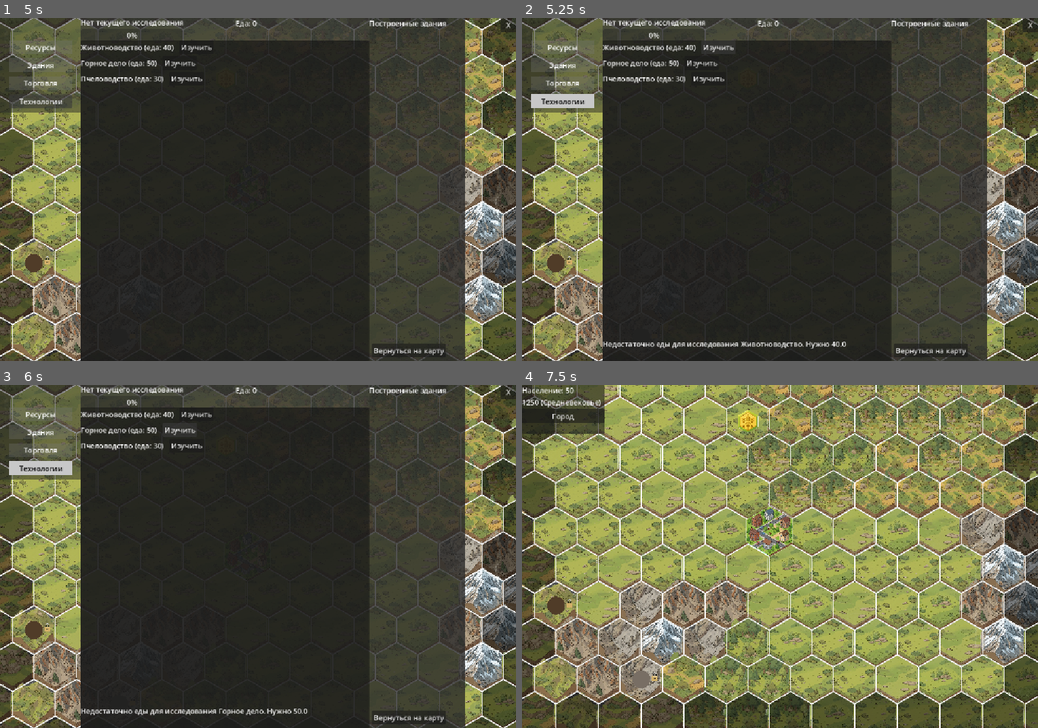
Above: before the commit, frames 1-4 (two rows, left to right).
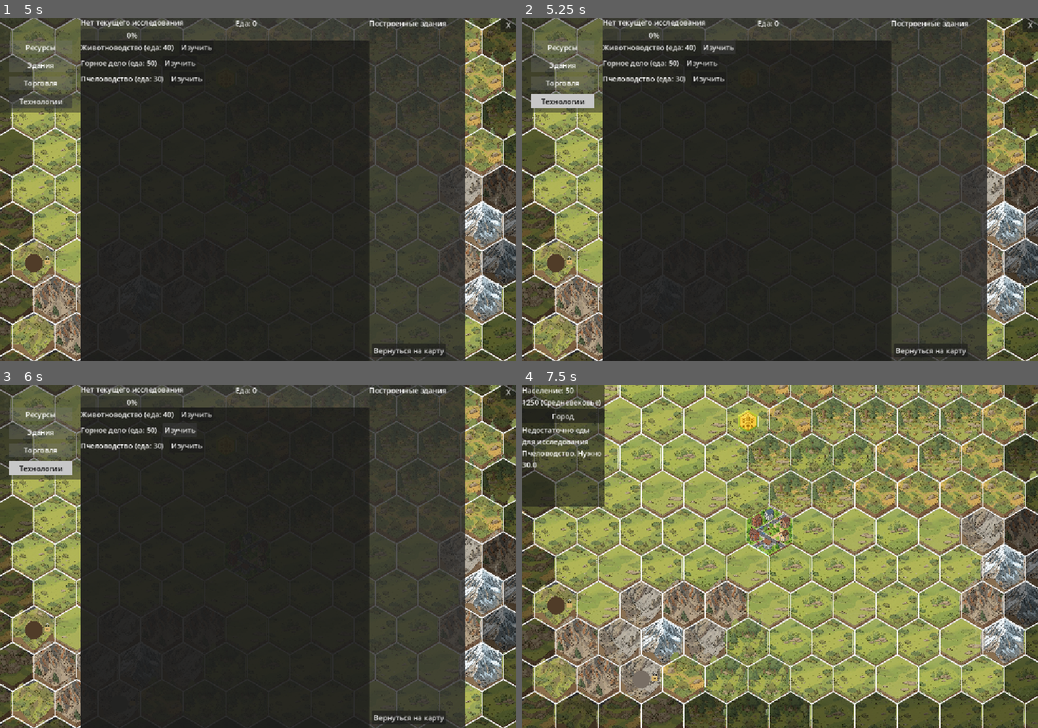
Above: after the commit, the same moments.

Repository: Night-Pryanik/The-City
Game: Godot game, scene res://scenes/main_menu.tscn
Two runs of this game, one before a commit and one after it. Both use one fixed random seed, a clock stepped at 60 frames per second and the inputs below.
Inputs:
- Up to frame 1 (5 s): click "Новая игра" at 0.5 s; click "Город" at 1.25 s; click "Ресурсы" at 2 s; click "Здания" at 2.75 s; click "Торговля" at 3.5 s; click "Технологии" at 4.25 s
- Up to frame 2 (5.25 s): click "Изучить" at 5 s
- Up to frame 3 (6 s): click "Изучить" at 5.75 s
- Up to frame 4 (7.5 s): click "Изучить" at 6.5 s; click "Вернуться на карту" at 7.25 s

Frame 1 is identical in both runs. In frame 2, 0.5% of the frame differs, in the area x 15-63%, y 94-97%; in frame 3, 0.4%; in frame 4, 3.4%, in the area x 0-16%, y 12-36%.

Commit message:
Строительство улучшений теперь стоит еды и времени
Кроме того, сообщения о технологиях теперь выводятся в HUD, а не в консоль.

Diff:
--- a/data/improvements.json
+++ b/data/improvements.json
@@ -1,7 +1,7 @@
 {
   "improvements": [
-    {"id": "farm", "name": "Ферма", "icon": "farm.png", "color": [255, 255, 0]},
-    {"id": "pasture", "name": "Пастбище", "icon": "pasture.png", "color": [34, 139, 34]},
-    {"id": "mine", "name": "Шахта", "icon": "mine.png", "color": [105, 105, 105]}
+    {"id": "farm", "name": "Ферма", "icon": "farm.png", "color": [255, 255, 0], "cost_food": 3, "build_time": 3.0},
+    {"id": "pasture", "name": "Пастбище", "icon": "pasture.png", "color": [34, 139, 34], "cost_food": 4, "build_time": 4.0},
+    {"id": "mine", "name": "Шахта", "icon": "mine.png", "color": [105, 105, 105], "cost_food": 5, "build_time": 5.0}
   ]
 }
--- a/scenes/main_map.gd
+++ b/scenes/main_map.gd
@@ -40,6 +40,7 @@
 var map_message_timer: float = 0.0
 var map_message_duration: float = 3.0
 var hud_original_size: Vector2
+var build_timer_active = false
 
 @onready var popup_menu = $PopupMenu
 @onready var city_ui = $CityUI
@@ -95,6 +96,7 @@
     CityData.research_error.connect(_on_research_error)
     city_ui.research_requested.connect(CityData.start_research)
     CityData.research_completed.connect(_on_research_completed)
+    CityData.show_message.connect(show_map_message)
 
     if pause_menu:
         if not pause_menu.save_pressed.is_connected(_on_pause_save):
@@ -255,6 +257,24 @@
     if CityData.current_research_tech_id != "":
         queue_redraw()
 
+    # Обработка строительства улучшения
+    for row in range(REGION_ROWS):
+        for col in range(REGION_COLS):
+            var tile = tile_data[row][col]
+            if tile.has("build_target_time"):
+                tile["build_progress"] += delta
+                if tile["build_progress"] >= tile["build_target_time"]:
+                    # Строительство завершено
+                    var imp_id = tile["building_imp_id"]
+                    var animal_id = tile.get("building_animal_id")
+                    _complete_build(row, col, imp_id, animal_id)
+                    show_map_message("Построено: %s" % GameData.improvements[imp_id]["name"])
+                else:
+                    build_timer_active = true
+    if build_timer_active:
+        queue_redraw()
+        build_timer_active = false
+
     if city_ui.visible or popup_menu.visible or pause_menu.visible:
         _hide_tooltip()
         return
@@ -432,8 +452,11 @@
                 popup_menu.set_item_metadata(last_idx, {"action": "research_tech", "tech_id": tech_id})
             else:
                 var imp_id = raw.improved_by
-                var imp_name = GameData.improvements.get(imp_id, {}).get("name", imp_id)
-                var label = "Построить %s (%s)" % [imp_name, raw.get("name", tile.resource)]
+                var imp_data = GameData.improvements.get(imp_id, {})
+                var imp_name = imp_data.get("name", imp_id)
+                var cost = imp_data.get("cost_food", 0)
+                var time = imp_data.get("build_time", 0)
+                var label = "Построить %s (%s) [еда: %d, %.0fс]" % [imp_name, raw.get("name", tile.resource), cost, time]
                 popup_menu.add_item(label)
                 var last_idx = popup_menu.item_count - 1
                 popup_menu.set_item_metadata(last_idx, {"action": "build_improvement", "imp_id": imp_id, "animal_id": tile.resource})
@@ -444,7 +467,10 @@
                 var animal_data = GameData.raw_resources.get(animal_id, {})
                 if tile.terrain in animal_data.get("allowed_terrains", []):
                     var animal_name = animal_data.get("name", animal_id)
-                    var label = "Построить пастбище (%s)" % animal_name
+                    var imp_data = GameData.improvements.get("pasture", {})
+                    var cost = imp_data.get("cost_food", 0)
+                    var time = imp_data.get("build_time", 0)
+                    var label = "Построить пастбище (%s) [еда: %d, %.0fс]" % [animal_name, cost, time]
                     popup_menu.add_item(label)
                     var last_idx = popup_menu.item_count - 1
                     popup_menu.set_item_metadata(last_idx, {"action": "build_pasture", "animal_id": animal_id})
@@ -453,7 +479,10 @@
                 var plant_data = GameData.raw_resources.get(plant_id, {})
                 if tile.terrain in plant_data.get("allowed_terrains", []):
                     var plant_name = plant_data.get("name", plant_id)
-                    var label = "Построить ферму (%s)" % plant_name
+                    var imp_data = GameData.improvements.get("farm", {})
+                    var cost = imp_data.get("cost_food", 0)
+                    var time = imp_data.get("build_time", 0)
+                    var label = "Построить ферму (%s) [еда: %d, %.0fс]" % [plant_name, cost, time]
                     popup_menu.add_item(label)
                     var last_idx = popup_menu.item_count - 1
                     popup_menu.set_item_metadata(last_idx, {"action": "build_farm", "plant_id": plant_id})
@@ -473,19 +502,52 @@
     if action == "build_improvement":
         var imp_id = meta.imp_id
         var animal_id = meta.get("animal_id", null)
-        _build_improvement(row, col, imp_id, animal_id)
+        _start_build(row, col, imp_id, animal_id)
     elif action == "build_pasture":
         var animal_id = meta.animal_id
-        _build_improvement(row, col, "pasture", animal_id)
+        _start_build(row, col, "pasture", animal_id)
     elif action == "build_farm":
         var plant_id = meta.plant_id
-        _build_improvement(row, col, "farm", plant_id)
+        _start_build(row, col, "farm", plant_id)
     elif action == "research_tech":
         var tech_id = meta.tech_id
         CityData.start_research(tech_id)
 
     _context_hex = null
     queue_redraw()
+
+func _start_build(row: int, col: int, imp_id: String, animal_id = null):
+    var tile = tile_data[row][col]
+    if tile.has("build_target_time"):
+        show_map_message("Здесь уже идёт строительство")
+        return
+    var imp_data = GameData.improvements.get(imp_id, {})
+    var cost = imp_data.get("cost_food", 0)
+    var available_food = 0
+    for pid in CityData.city_food_pool:
+        if CityData.city_food_pool[pid]:
+            available_food += CityData.city_storage.get(pid, 0)
+    if available_food < cost:
+        show_map_message("Недостаточно еды! Нужно %d, есть %d" % [cost, available_food])
+        return
+    # Списываем еду
+    var remaining = cost
+    var active_food = []
+    for pid in CityData.city_food_pool:
+        if CityData.city_food_pool[pid] and CityData.city_storage.get(pid, 0) > 0:
+            active_food.append(pid)
+    while remaining > 0 and active_food.size() > 0:
+        var pid = active_food[randi() % active_food.size()]
+        CityData.city_storage[pid] -= 1
+        remaining -= 1
+        if CityData.city_storage[pid] <= 0:
+            active_food.erase(pid)
+    var build_time = imp_data.get("build_time", 3.0)
+    tile["build_progress"] = 0.0
+    tile["build_target_time"] = build_time
+    tile["building_imp_id"] = imp_id
+    tile["building_animal_id"] = animal_id
+    show_map_message("Строительство %s начато (%.0fс)" % [imp_data["name"], build_time])
 
 func _build_improvement(row: int, col: int, imp_id: String, animal_id = null):
     var tile = tile_data[row][col]
@@ -499,7 +561,7 @@
                 CityData.add_animal(animal_id)
             elif GameData.raw_resources.has(animal_id) and GameData.raw_resources[animal_id].get("category") == "plants":
                 CityData.add_plant(animal_id)
-    print("Построено: %s на гексе (%d,%d)" % [imp_id, row, col])
+    show_map_message("Построено: %s на гексе (%d,%d)" % [imp_id, row, col])
 
 func pixel_to_hex(mx: float, my: float):
     for row in range(REGION_ROWS):
@@ -595,6 +657,16 @@
                 var fill_width = bar_width * CityData.research_progress
                 draw_rect(Rect2(bar_x, bar_y, fill_width, bar_height), Color.GREEN)
                 draw_rect(Rect2(bar_x, bar_y, bar_width, bar_height), Color.WHITE, false)
+        # Прогресс строительства
+        if tile.has("build_target_time"):
+            var bar_width = RESOURCE_ICON_SIZE
+            var bar_height = 6
+            var bar_x = center.x - bar_width / 2.0
+            var bar_y = center.y + RESOURCE_ICON_SIZE / 2.0 + 10  # чуть ниже замка/прогресса
+            draw_rect(Rect2(bar_x, bar_y, bar_width, bar_height), Color(0.2, 0.2, 0.2))
+            var fill_width = bar_width * (tile["build_progress"] / tile["build_target_time"])
+            draw_rect(Rect2(bar_x, bar_y, fill_width, bar_height), Color.YELLOW)
+            draw_rect(Rect2(bar_x, bar_y, bar_width, bar_height), Color.WHITE, false)
 
     if in_influence and tile.improvement != null:
         var imp_data = GameData.improvements.get(tile.improvement, {})
@@ -692,3 +764,18 @@
             total_height += child.get_combined_minimum_size().y + 4  # separation
     # Добавляем отступы панели (если есть)
     hud.size = Vector2(hud_original_size.x, max(total_height, hud_original_size.y))
+
+func _complete_build(row: int, col: int, imp_id: String, animal_id = null):
+    var tile = tile_data[row][col]
+    tile["improvement"] = imp_id
+    tile.erase("build_progress")
+    tile.erase("build_target_time")
+    tile.erase("building_imp_id")
+    tile.erase("building_animal_id")
+    if animal_id != null:
+        tile["resource"] = animal_id
+        if CityData:
+            if GameData.raw_resources.has(animal_id) and GameData.raw_resources[animal_id].get("category") == "animals":
+                CityData.add_animal(animal_id)
+            elif GameData.raw_resources.has(animal_id) and GameData.raw_resources[animal_id].get("category") == "plants":
+                CityData.add_plant(animal_id)
--- a/scripts/CityData.gd
+++ b/scripts/CityData.gd
@@ -22,6 +22,7 @@
 signal city_updated()
 signal research_completed(tech_id: String)
 signal research_error(message: String)
+signal show_message(text: String)
 
 func setup():
     city_storage.clear()
@@ -99,7 +100,7 @@
             if t["id"] == current_research_tech_id:
                 current_tech_name = t["name"]
                 break
-        emit_signal("research_error", "Уже идёт исследование: " + current_tech_name)
+        emit_signal("show_message", "Уже идёт исследование: " + current_tech_name)
         return false
     if tech_id in unlocked_technologies:
         var tech_name = tech_id
@@ -107,7 +108,7 @@
             if t["id"] == tech_id:
                 tech_name = t["name"]
                 break
-        emit_signal("research_error", "Технология уже изучена: " + tech_name)
+        emit_signal("show_message", "Технология уже изучена: " + tech_name)
         return false
     var tech_data = null
     for t in GameData.technologies:
@@ -115,7 +116,7 @@
             tech_data = t
             break
     if tech_data == null:
-        emit_signal("research_error", "Технология не найдена: " + tech_id)
+        emit_signal("show_message", "Технология не найдена: " + tech_id)
         return false
     var cost = tech_data.get("cost_food", 10)
     var available_food = 0
@@ -137,11 +138,11 @@
         current_research_tech_id = tech_id
         current_research_time = tech_data.get("time", 10.0)
         research_progress = 0.0
-        print("Начато исследование: ", tech_data["name"])
+        emit_signal("show_message", "Начато исследование: " + tech_data["name"])
         emit_signal("city_updated")
         return true
     else:
-        emit_signal("research_error", "Недостаточно еды для исследования " + tech_data.get("name", tech_id) + ". Нужно " + str(cost))
+        emit_signal("show_message", "Недостаточно еды для исследования " + tech_data.get("name", tech_id) + ". Нужно " + str(cost))
         return false
 
 func tick_research(delta: float):
@@ -152,7 +153,14 @@
     research_progress += delta / current_research_time
     if research_progress >= 1.0:
         unlocked_technologies.append(current_research_tech_id)
-        print("Исследование завершено: ", current_research_tech_id)
+
+        var tech_name = current_research_tech_id
+        for t in GameData.technologies:
+            if t["id"] == current_research_tech_id:
+                tech_name = t["name"]
+                break
+
+        emit_signal("show_message", "Исследование завершено: " + tech_name)
         emit_signal("research_completed", current_research_tech_id)
         current_research_tech_id = ""
         current_research_time = 0.0
